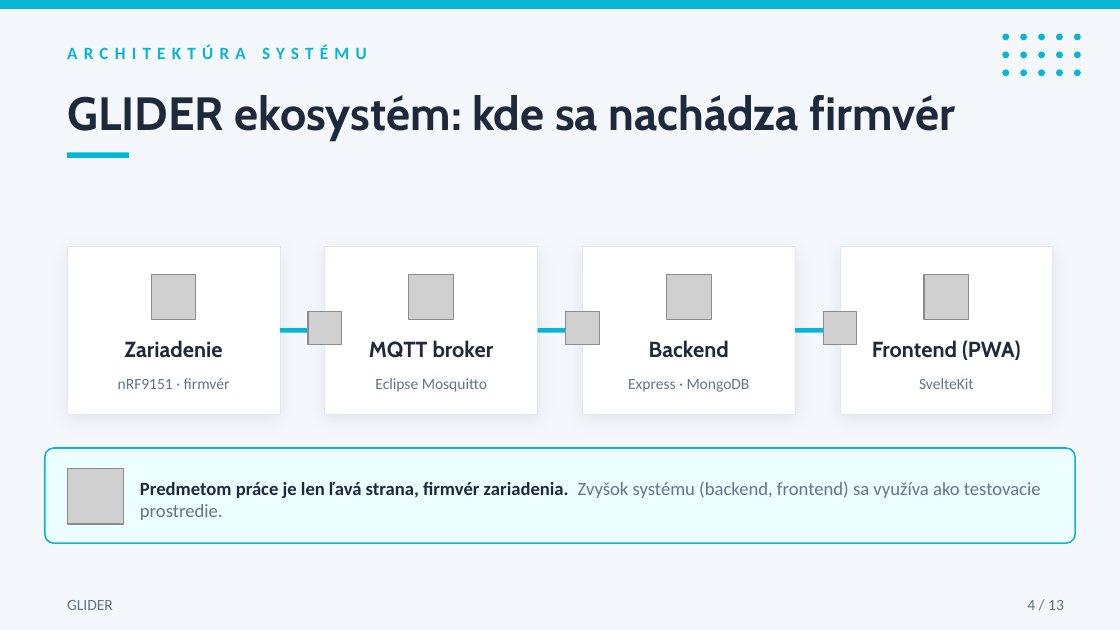
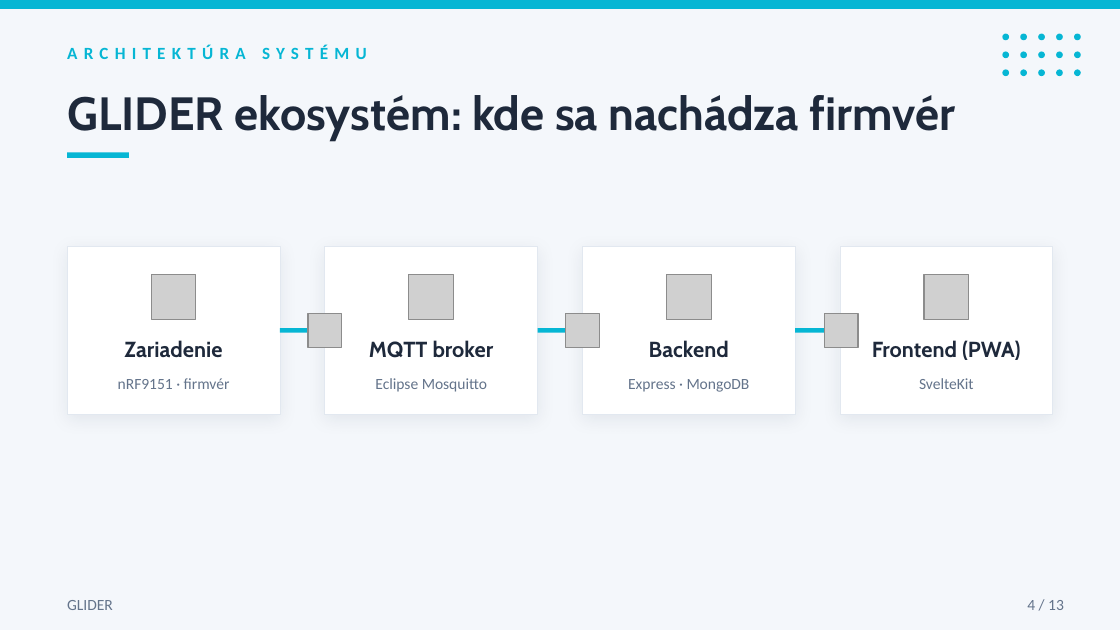
Before and after one commit to Gubledon/praca-stranka, a slide deck: slide 4 of glider_thesis.pptx. Drawn at 1120x630 pixels with LibreOffice and Linux fonts; fonts in the diff are those of the drawing; grey boxes stand for pictures. Boxes give left, top, right and bottom in pixels: in the first picture for what was removed or moved away, otherwise in the second. Text is boxed around its words. In the diff, an @@ line names an element or a change of style, - is before the commit and + after.

```diff
--- a/glider_thesis.pptx
+++ b/glider_thesis.pptx
@@ rounded rectangle removed at (45, 448, 1075, 543) @@
@@ picture removed at (67, 468, 123, 524) @@
@@ text removed at (140, 481, 1041, 520) @@
-Predmetom práce je len ľavá strana, firmvér zariadenia. Zvyšok systému (backend, frontend) sa využíva ako testovacie prostredie.
```
Also in this commit, not shown: 8 other slides changed.
